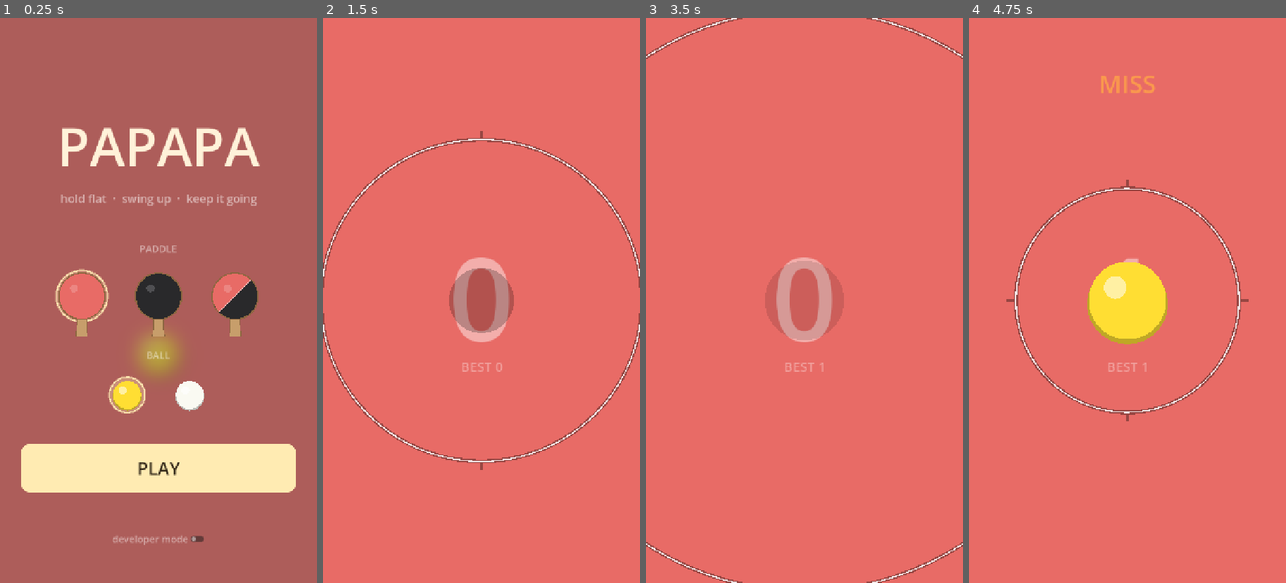
Above: before the commit, frames 1-4 (left to right).
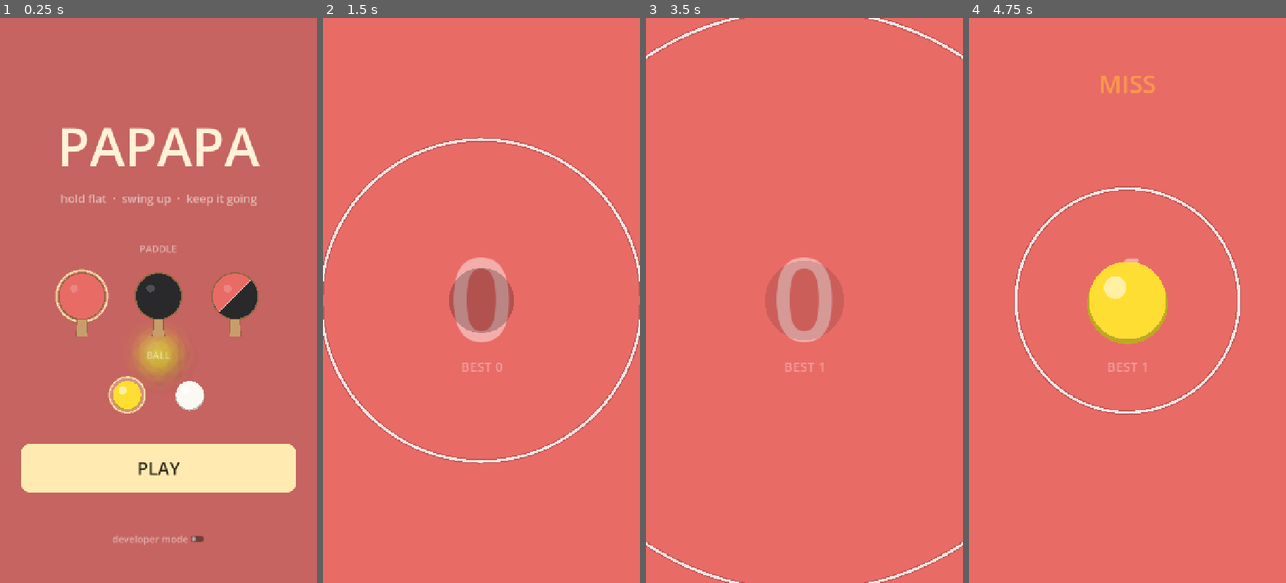
Above: after the commit, the same moments.

Repository: Xionday/Papapa
Game: Godot game, scene res://scenes/main.tscn
Same seed, same stepped clock (60 frames per second), same inputs: the game is played once before the commit and once after it.
Inputs:
- Up to frame 1 (0.25 s): no input
- Up to frame 2 (1.5 s): click "PLAY" at 0.5 s
- Up to frame 3 (3.5 s): click "PLAY AGAIN" at 2.75 s
- Up to frame 4 (4.75 s): no input

The runs differ from the first frame. In frame 1, 0.9% of the frame differs, in the area x 39-63%, y 54-67%; in frame 2, 1.8%, in the area x 0-100%, y 20-80%; in frame 3, 0.8%; in frame 4, 1.4%.

Commit message:
判定環改回單線加粗(6px)＋極淡暗邊；毛玻璃 shader 改為不用 mipmap 的多點取樣（Web 黑畫面修正），模糊與疊色減輕讓球更清楚
Co-Authored-By: Claude Fable 5.1 <noreply@anthropic.com>
Claude-Session: https://claude.ai/code/session_01M2isnyCwhhtueNisXY1RbR

Diff:
--- a/scenes/main.tscn
+++ b/scenes/main.tscn
@@ -9,17 +9,17 @@
 
 [sub_resource type="ShaderMaterial" id="frost_menu"]
 shader = ExtResource("6_frost")
-shader_parameter/blur_lod = 3.2
-shader_parameter/tint_strength = 0.3
+shader_parameter/radius_px = 14.0
+shader_parameter/tint_strength = 0.18
 shader_parameter/tint = Color(0.12, 0.1, 0.1, 1)
-shader_parameter/frost = 0.1
+shader_parameter/frost = 0.06
 
 [sub_resource type="ShaderMaterial" id="frost_results"]
 shader = ExtResource("6_frost")
-shader_parameter/blur_lod = 3.4
-shader_parameter/tint_strength = 0.45
+shader_parameter/radius_px = 16.0
+shader_parameter/tint_strength = 0.35
 shader_parameter/tint = Color(0.1, 0.07, 0.07, 1)
-shader_parameter/frost = 0.08
+shader_parameter/frost = 0.05
 
 [sub_resource type="StyleBoxFlat" id="btn_primary"]
 content_margin_left = 24.0
--- a/scripts/game.gd
+++ b/scripts/game.gd
@@ -916,14 +916,7 @@
 	draw_line(a, b, Color(1.0, 1.0, 0.96, alpha), 3.0)
 
 
-## 判定環：深色暈底 + 亮核心，紅底黑底都看得見；u = 收縮進度(0 遠 1 落地)，越近刻度越明顯
-func _draw_ring(c: Vector2, r: float, col: Color, u: float) -> void:
-	draw_arc(c, r, 0.0, TAU, 96, Color(0, 0, 0, 0.35), 9.0)
-	draw_arc(c, r, 0.0, TAU, 96, col, 3.0)
-	## 四個方向的短刻度，指向中心，讓「快到了」更清楚
-	var tick: float = 10.0 + 10.0 * u
-	for i in 4:
-		var a: float = TAU * i / 4.0
-		var d := Vector2(cos(a), sin(a))
-		draw_line(c + d * (r + 4.0), c + d * (r + 4.0 + tick), Color(0, 0, 0, 0.35), 6.0)
-		draw_line(c + d * (r + 4.0), c + d * (r + 4.0 + tick), col, 2.5)
+## 判定環：原本的白線加粗，底下墊一圈很淡的暗邊讓紅底也看得清
+func _draw_ring(c: Vector2, r: float, col: Color, _u: float) -> void:
+	draw_arc(c, r, 0.0, TAU, 96, Color(0, 0, 0, 0.18), 11.0)
+	draw_arc(c, r, 0.0, TAU, 96, col, 6.0)
--- a/shaders/frosted.gdshader
+++ b/shaders/frosted.gdshader
@@ -1,26 +1,25 @@
 shader_type canvas_item;
-// 毛玻璃：取螢幕紋理做多次取樣模糊，再疊一層帶白的霧。
-uniform sampler2D screen_tex : hint_screen_texture, filter_linear_mipmap, repeat_disable;
-uniform float blur_lod : hint_range(0.0, 6.0) = 3.2;
-uniform float tint_strength : hint_range(0.0, 1.0) = 0.35;
+// 毛玻璃：不用 mipmap（Web/GLES3 的螢幕紋理不一定有 mip），改用固定半徑的多點取樣模糊。
+uniform sampler2D screen_tex : hint_screen_texture, filter_linear, repeat_disable;
+uniform float radius_px : hint_range(0.0, 40.0) = 14.0;
+uniform float tint_strength : hint_range(0.0, 1.0) = 0.2;
 uniform vec4 tint : source_color = vec4(0.1, 0.08, 0.08, 1.0);
-uniform float frost : hint_range(0.0, 1.0) = 0.12;
+uniform float frost : hint_range(0.0, 1.0) = 0.06;
 
 void fragment() {
 	vec2 uv = SCREEN_UV;
-	vec2 px = SCREEN_PIXEL_SIZE * pow(2.0, blur_lod) * 0.6;
-	vec3 c = vec3(0.0);
-	// 9 點取樣 + mipmap LOD，便宜但夠糊
-	c += textureLod(screen_tex, uv, blur_lod).rgb * 0.28;
-	c += textureLod(screen_tex, uv + vec2( px.x, 0.0), blur_lod).rgb * 0.09;
-	c += textureLod(screen_tex, uv + vec2(-px.x, 0.0), blur_lod).rgb * 0.09;
-	c += textureLod(screen_tex, uv + vec2(0.0,  px.y), blur_lod).rgb * 0.09;
-	c += textureLod(screen_tex, uv + vec2(0.0, -px.y), blur_lod).rgb * 0.09;
-	c += textureLod(screen_tex, uv + vec2( px.x,  px.y), blur_lod).rgb * 0.09;
-	c += textureLod(screen_tex, uv + vec2(-px.x,  px.y), blur_lod).rgb * 0.09;
-	c += textureLod(screen_tex, uv + vec2( px.x, -px.y), blur_lod).rgb * 0.09;
-	c += textureLod(screen_tex, uv + vec2(-px.x, -px.y), blur_lod).rgb * 0.09;
-	// 霧感：往白提一點，再疊色
+	vec2 px = SCREEN_PIXEL_SIZE;
+	vec3 c = texture(screen_tex, uv).rgb * 2.0;
+	float wsum = 2.0;
+	// 兩圈各 8 點，內圈半徑 0.5r、外圈 r
+	for (int i = 0; i < 8; i++) {
+		float a = float(i) * 0.785398; // 45°
+		vec2 d = vec2(cos(a), sin(a));
+		c += texture(screen_tex, uv + d * px * radius_px * 0.5).rgb;
+		c += texture(screen_tex, uv + d * px * radius_px).rgb * 0.7;
+		wsum += 1.7;
+	}
+	c /= wsum;
 	c = mix(c, vec3(1.0), frost);
 	c = mix(c, tint.rgb, tint_strength);
 	COLOR = vec4(c, 1.0);
